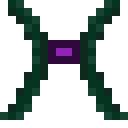
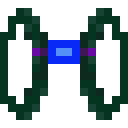
Layers edited between the first and the second w=128, h=128 image:
added layer "Green + blue" above "Green + purple" over (0, 8, 128, 120)
renamed "Background" to "Green + purple", hid it over (0, 0, 128, 120)
